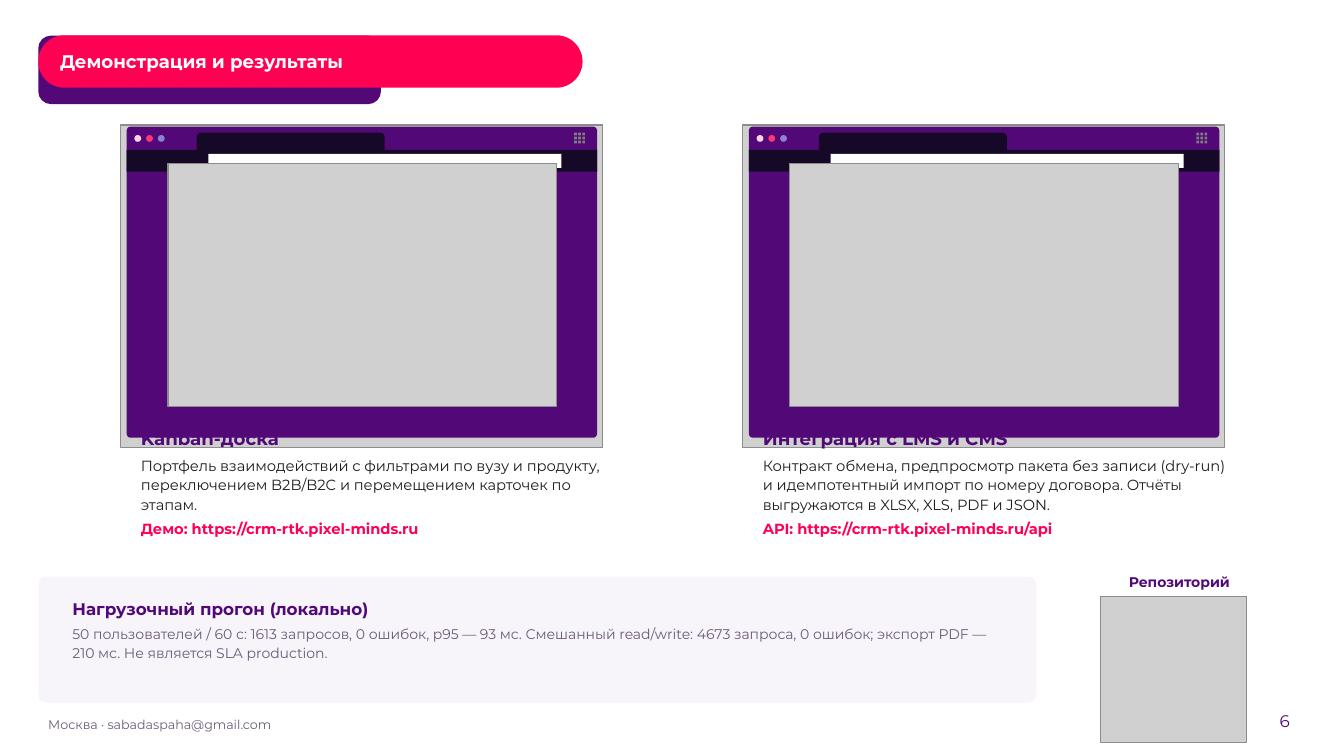
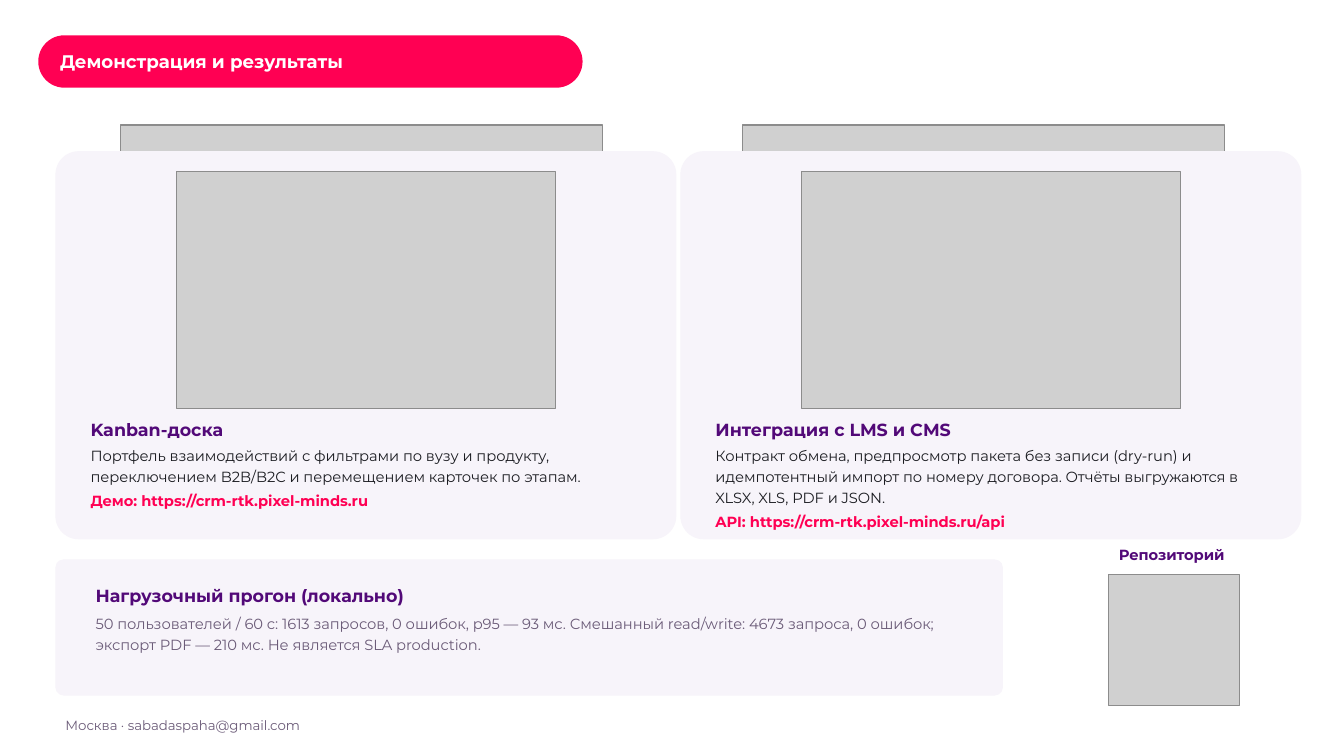
Before and after one commit to Pavel1778/rtk-crm, a slide deck: slide 6 of docs/presentation/RTK-CRM-LCT2026.pptx. Drawn at 1344x756 pixels with LibreOffice and Linux fonts; fonts in the diff are those of the drawing; grey boxes stand for pictures; background and template pictures are left out. Boxes give left, top, right and bottom in pixels: in the first picture for what was removed or moved away, otherwise in the second. Text is boxed around its words. In the diff, an @@ line names an element or a change of style, - is before the commit and + after.

Commit message:
fix: вёрстка KPI-плиток, демо-данные сида и номера шагов презентации
- seed: досоздание B2B/B2C-карточек по ключу (вуз, продукт), база без
  B2C-воронки больше не остаётся без заявок; задачи и комментарии
  добавляются недостающим карточкам
- отчёты: сетка KPI переведена на auto-fit, пятая плитка не остаётся
  одна во втором ряду
- презентация: номера шагов «02»/«03» больше не переносятся на две строки
- check_presentation_layout: регрессия на разбитый номер шага
- скрипты сборки артефактов и съёмки убраны из репозитория (только PPTX/PDF)

pytest 208 passed; ruff, mypy, tsc и сборка frontend — чисто.

```diff
--- a/docs/presentation/RTK-CRM-LCT2026.pptx
+++ b/docs/presentation/RTK-CRM-LCT2026.pptx
@@ group removed at box(38, 35, 598, 439): 9 freeform shapes @@
@@ group removed at box(749, 127, 1220, 439): 8 freeform shapes @@
@@ rounded rectangle added at box(55, 151, 677, 539), fill #F7F4FA @@
@@ picture: place and size @@
-picture at box(168, 163, 558, 406)
+picture at box(176, 171, 556, 408)
@@ rounded rectangle added at box(681, 151, 1302, 539), fill #F7F4FA @@
@@ picture: place and size @@
-picture at box(790, 163, 1180, 406)
+picture at box(802, 171, 1181, 408)
@@ text "Kanban-доска": place and size @@
-text "Kanban-доска" at box(141, 437, 600, 537)
+text "Kanban-доска" at box(91, 423, 580, 509)
@@ text "Интеграция с LMS и CMS": place and size @@
-text "Интеграция с LMS и CMS" at box(763, 437, 1225, 537)
+text "Интеграция с LMS и CMS" at box(715, 423, 1238, 530)
@@ text at box(91, 423, 580, 485): size 13 to 12.5 pt in "Kanban-доска"; less space between paragraphs; line spacing 1.12 to 1.18 @@
@@ text at box(715, 423, 1238, 505): size 13 to 12.5 pt in "Интеграция с LMS и CMS"; less space between paragraphs; line spacing 1.12 to 1.18 @@
@@ text "Репозиторий": place and size @@
-text "Репозиторий" at box(1129, 576, 1230, 590)
+text "Репозиторий" at box(1119, 549, 1225, 563)
@@ text "Репозиторий" at box(1119, 549, 1225, 563): size 10 to 10.5 pt @@
@@ rounded rectangle: place and size @@
-rounded rectangle at box(38, 577, 1036, 703)
+rounded rectangle at box(55, 560, 1003, 696)
@@ text "Нагрузочный прогон (локально)": place and size @@
-text "Нагрузочный прогон (локально)" at box(72, 602, 969, 661)
+text "Нагрузочный прогон (локально)" at box(96, 589, 934, 653)
@@ text "Нагрузочный прогон (локально)" at box(96, 589, 934, 653): size 12 to 12.5 pt in "Нагрузочный прогон (локально)"; size 10 to 10.5 pt in "50 пользователей / 60 с: 1613 запросов, ..."; more space between paragraphs; line spacing 1.12 to 1.2 @@
@@ picture: place and size @@
-picture at box(1101, 597, 1247, 743)
+picture at box(1109, 575, 1240, 706)
@@ text "Москва · sabadaspaha@gmail.com": place and size @@
-text "Москва · sabadaspaha@gmail.com" at box(48, 719, 272, 732)
+text "Москва · sabadaspaha@gmail.com" at box(65, 720, 300, 733)
@@ text "Москва · sabadaspaha@gmail.com" at box(65, 720, 300, 733): size 9 to 9.5 pt @@
@@ text removed at box(1280, 715, 1290, 727) @@
-6
```
Also in this commit, not shown: 9 other slides changed, 13 other files.
